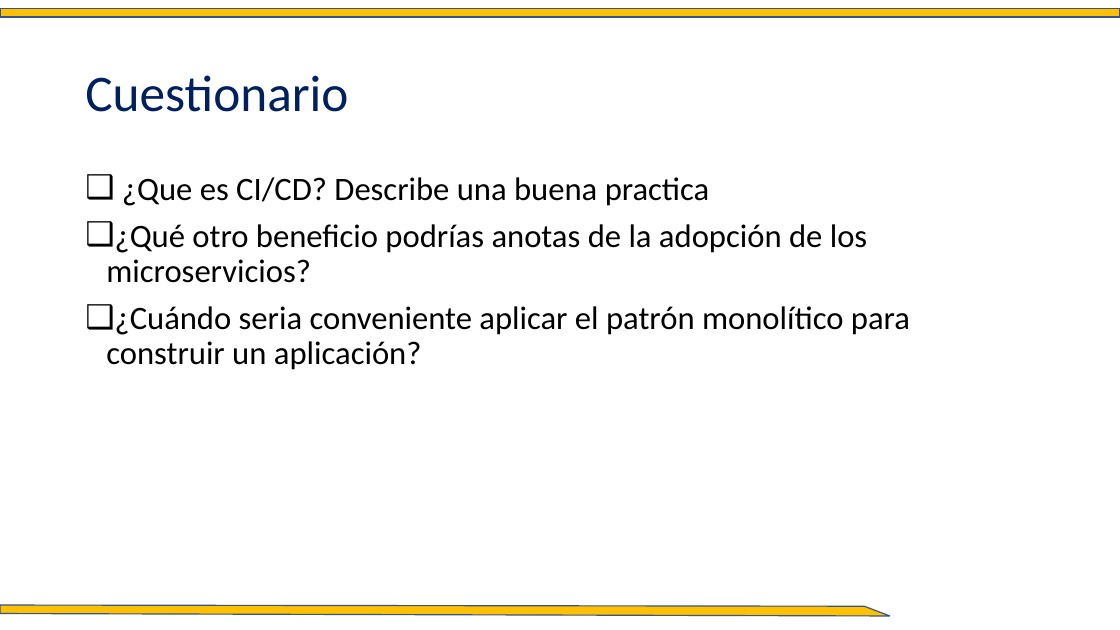
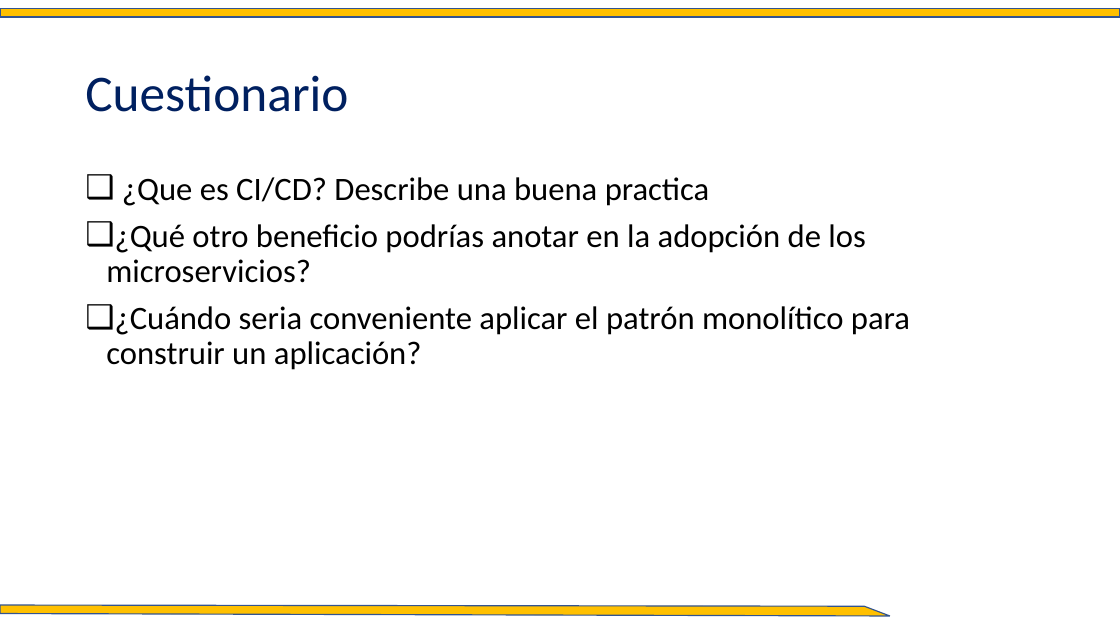
Before and after one commit to carloscarreno/microservicios-basico, a slide deck: slide 9 of presentaciones/Modulo 1 Introducción a los Microservicios.pptx. Drawn at 1120x630 pixels with LibreOffice and Linux fonts; fonts in the diff are those of the drawing; background and template pictures are left out. Boxes give left, top, right and bottom in pixels: in the first picture for what was removed or moved away, otherwise in the second. Text is boxed around its words. In the diff, an @@ line names an element or a change of style, - is before the commit and + after.

```diff
--- a/presentaciones/Modulo 1 Introducción a los Microservicios.pptx
+++ b/presentaciones/Modulo 1 Introducción a los Microservicios.pptx
@@ text at (106, 224, 865, 283): text changed @@
-❑ ¿Qué otro beneficio podrías anotas de la adopción de los microservicios?
+❑ ¿Qué otro beneficio podrías anotar en la adopción de los microservicios?
```
Also in this commit, not shown: 30 other files.
